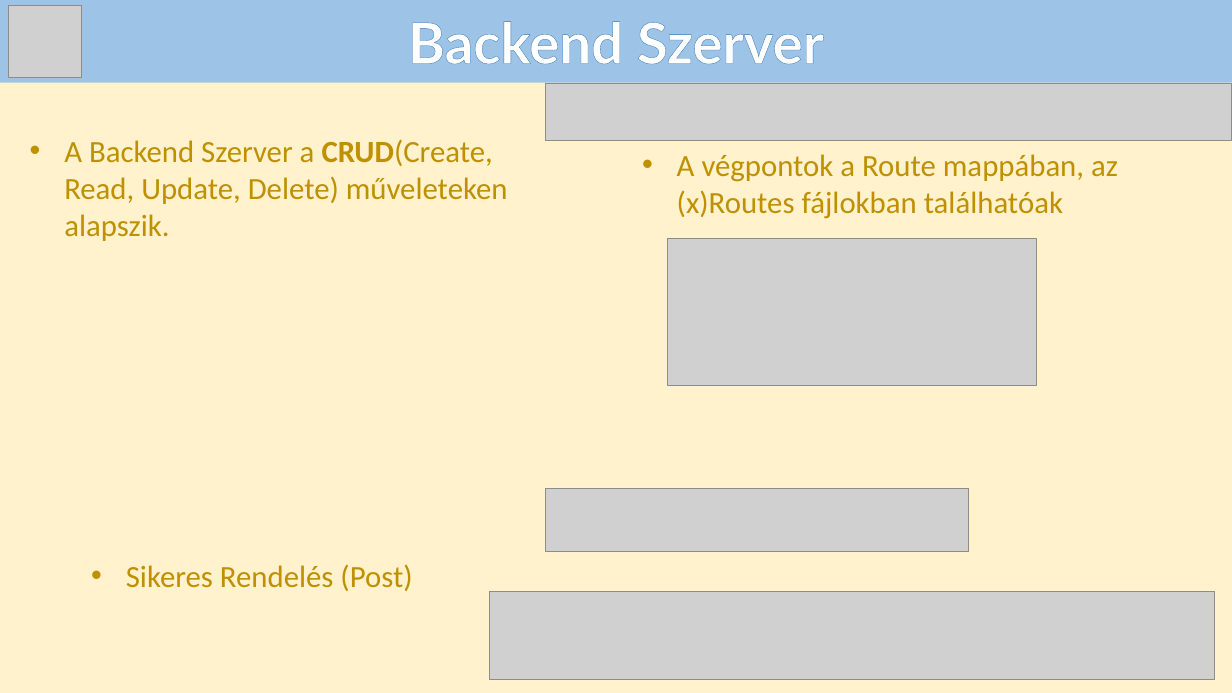
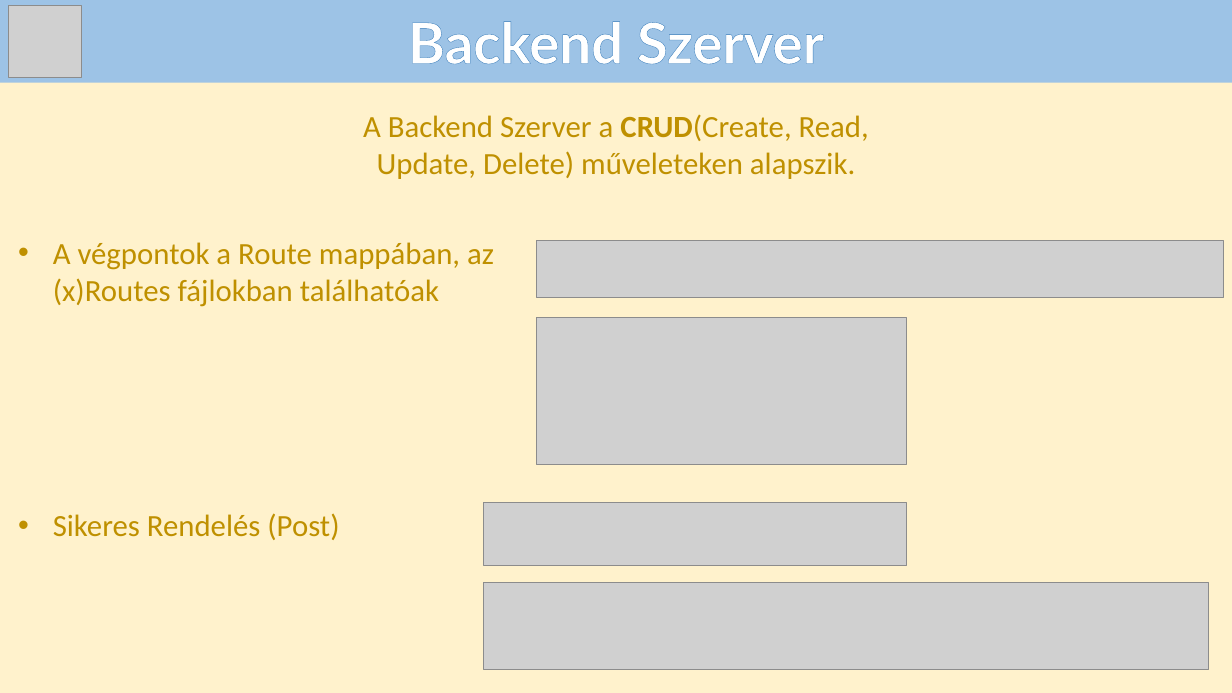
Before and after one commit to Andras-12c/Dozsa-Csarda, a slide deck: slide 24 of DózsaCsárda_PA_FB_PG.pptx. Drawn at 1232x693 pixels with LibreOffice and Linux fonts; fonts in the diff are those of the drawing; grey boxes stand for pictures. Boxes give left, top, right and bottom in pixels: in the first picture for what was removed or moved away, otherwise in the second. Text is boxed around its words. In the diff, an @@ line names an element or a change of style, - is before the commit and + after.

```diff
--- a/DózsaCsárda_PA_FB_PG.pptx
+++ b/DózsaCsárda_PA_FB_PG.pptx
@@ text "A Backend Szerver a CRUD(Create, ...": place and size @@
-text "A Backend Szerver a CRUD(Create, ..." at <box>64,139,508,241</box>
+text "A Backend Szerver a CRUD(Create, ..." at <box>363,114,869,179</box>
@@ text "A Backend Szerver a CRUD(Create, ..." at <box>363,114,869,179</box>: alignment left to centre; bullet • to none @@
@@ text "A végpontok a Route mappában, ...": place and size @@
-text "A végpontok a Route mappában, ..." at <box>677,154,1118,219</box>
+text "A végpontok a Route mappában, ..." at <box>53,242,494,307</box>
@@ picture: place and size @@
-picture at <box>546,83,1232,140</box>
+picture at <box>537,240,1224,298</box>
@@ picture: place and size @@
-picture at <box>667,238,1037,385</box>
+picture at <box>537,318,907,465</box>
@@ text "Sikeres Rendelés (Post)": place and size @@
-text "Sikeres Rendelés (Post)" at <box>126,564,412,591</box>
+text "Sikeres Rendelés (Post)" at <box>53,513,339,540</box>
@@ picture: place and size @@
-picture at <box>546,489,969,553</box>
+picture at <box>484,503,907,567</box>
@@ picture: place and size @@
-picture at <box>490,592,1214,679</box>
+picture at <box>484,582,1209,670</box>
```
Also in this commit, not shown: 8 other slides changed.
